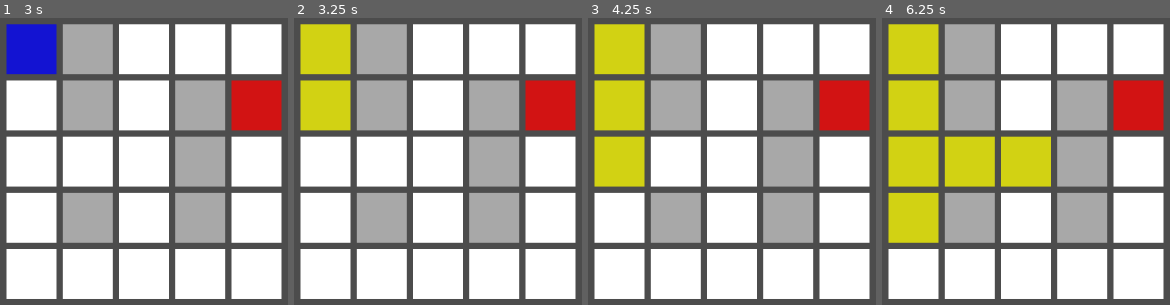
Above: before the commit, frames 1-4 (left to right).
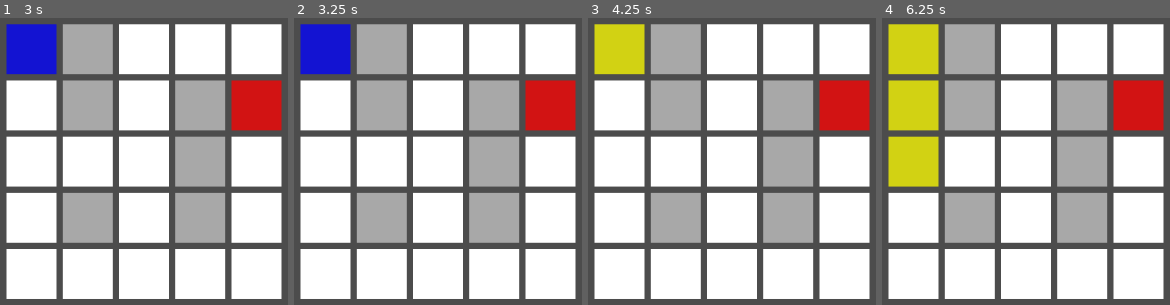
Above: after the commit, the same moments.

Repository: cmailhot4/parcours_profondeur
Game: Godot game, scene res://scenes/main.tscn
Two runs of this game, one before a commit and one after it. Both use one fixed random seed, a clock stepped at 60 frames per second and the inputs below.
Inputs:
- Up to frame 1 (3 s): tap Enter at 0.5, 2 s; tap Space at 1.25, 2.75 s
- Up to frame 2 (3.25 s): no input
- Up to frame 3 (4.25 s): tap Enter at 3.5 s
- Up to frame 4 (6.25 s): tap Space at 5 s

Frame 1 is identical in both runs. In frame 2, 6.3% of the frame differs, in the area x 2-20%, y 2-40%; in frame 3, 6.3%; in frame 4, 9.4%, in the area x 2-59%, y 41-79%.

Commit message:
Finir algo récursif

Diff:
--- a/scripts/main.gd
+++ b/scripts/main.gd
@@ -26,6 +26,8 @@
 	#
 	print("Départ du parcours dans 3 secondes")
 	yield(get_tree().create_timer(3.0), "timeout")
+
+
 
 	# Parcours le labyrinthe en profondeur jusqu'à temps que toutes les cases aient été visitées
 	_parcours_profondeur()
@@ -148,16 +150,17 @@
 
 	_visiter(parent)
 
+	#yield(get_tree().create_timer(1.0), "timeout")
 	print("Terminé")
-
 
 # Fonction récursive qui visite et marque les cases
 # case: la case que l'on visite
 func _visiter(case):
+	yield(get_tree().create_timer(1.0), "timeout")
 	case._set_visite()
 
 	for i in range(case.voisins_accessibles.size()):
-		if cases[case.voisins_accessibles[i]].visite == false:
-			cases[case.voisins_accessibles[i]]._set_visite()
-			yield(get_tree().create_timer(1.0), "timeout")
-			_visiter(cases[case.voisins_accessibles[i]])
+		var voisin = cases[case.voisins_accessibles[i]]
+		if voisin.visite == false:
+			print('Parcourir: ', case.voisins_accessibles[i])
+			_visiter(voisin)
